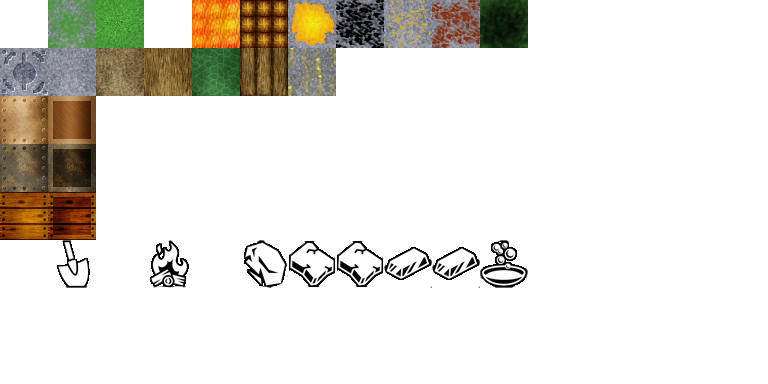
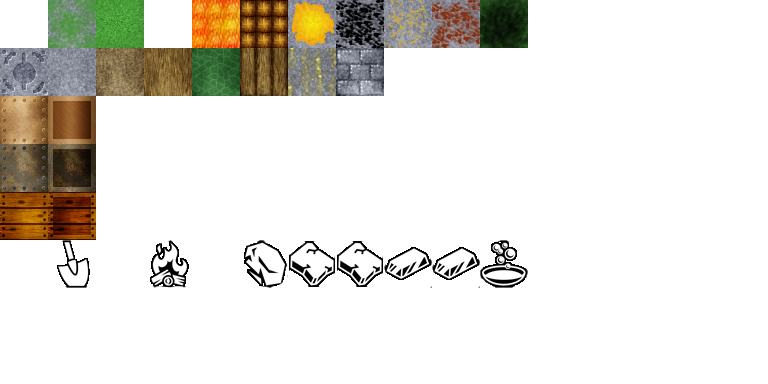
Layers edited between the first and the second 768px x 384px image:
added layer "23 - stone wall" above "Background" over [336, 48, 384, 96]
